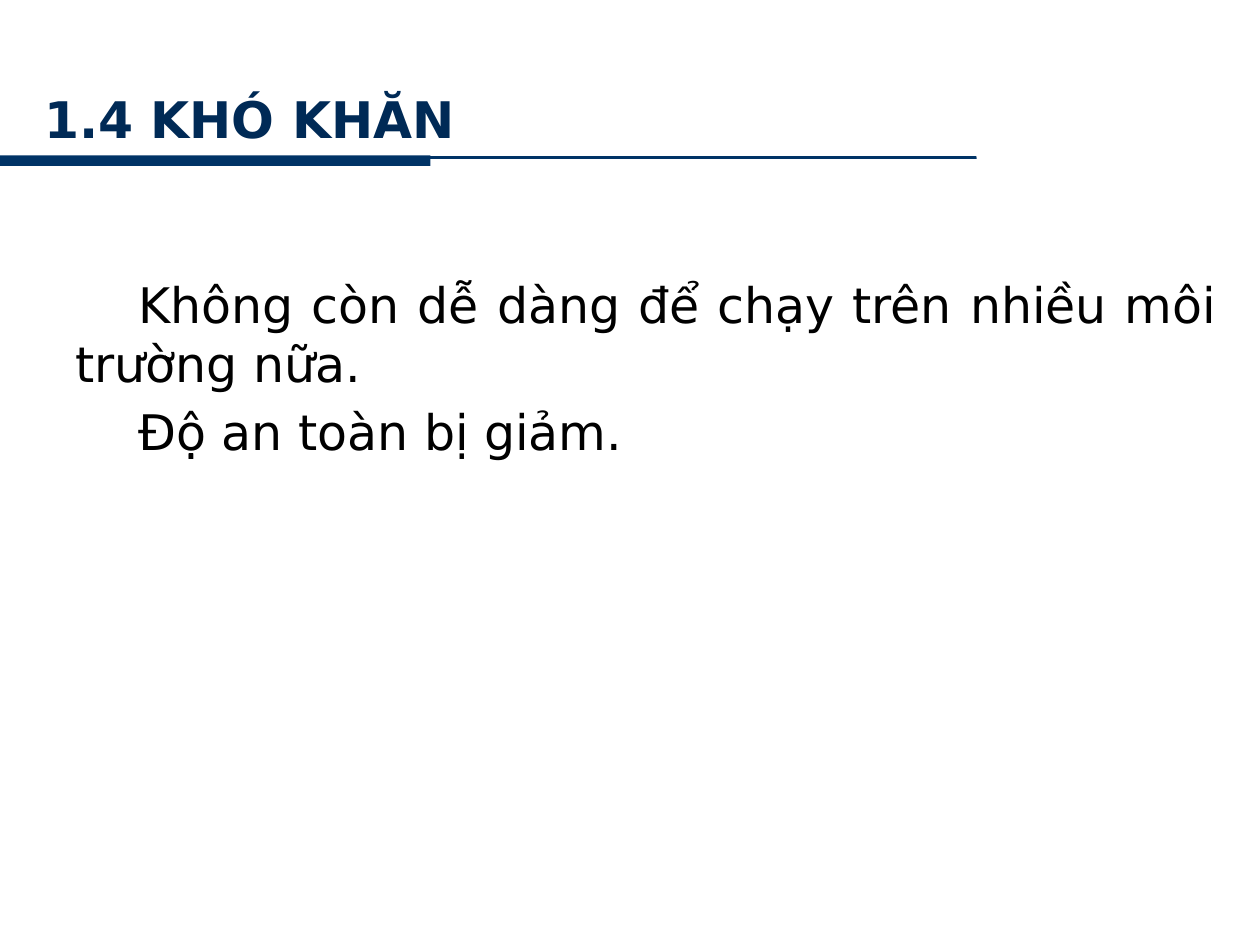
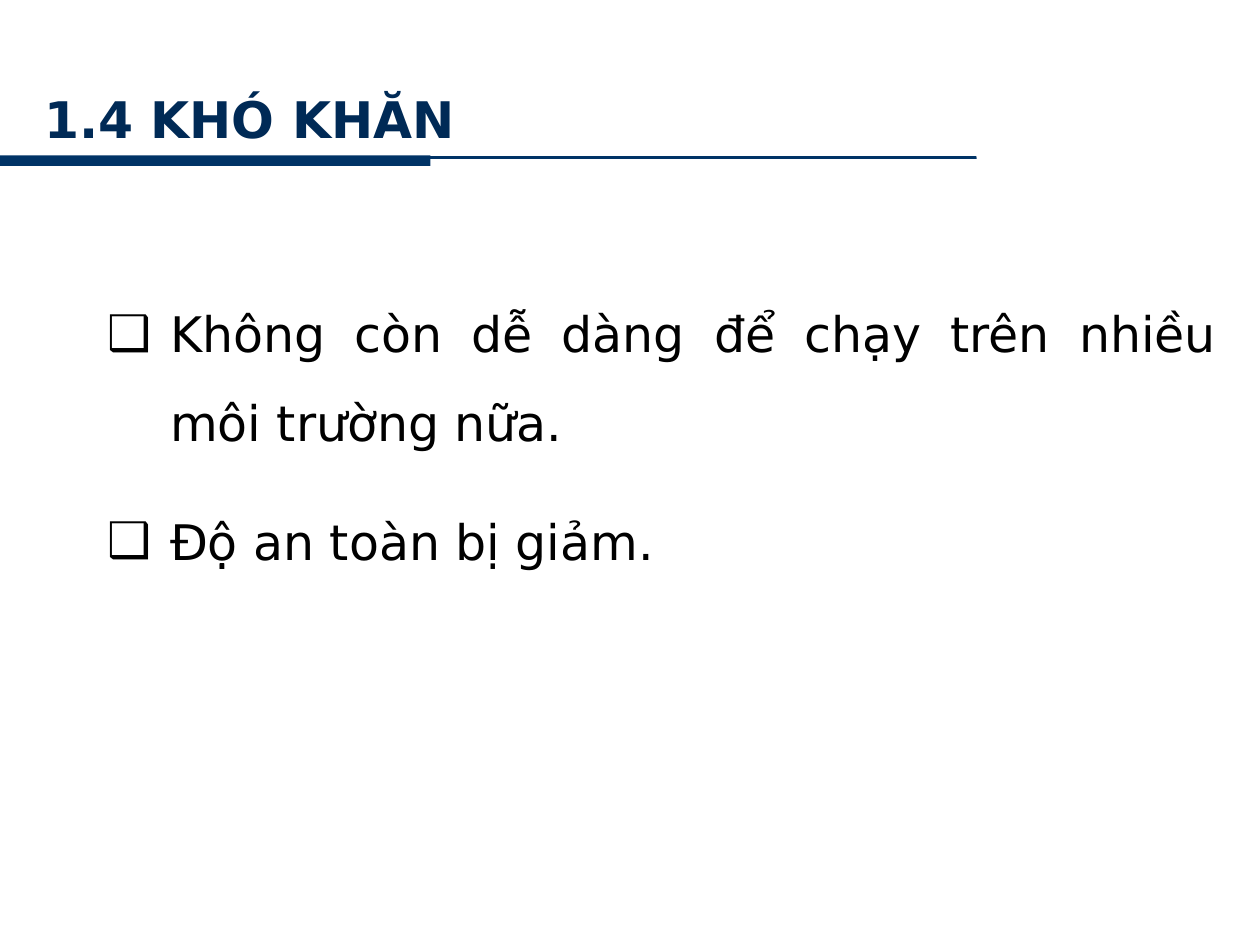
Before and after one commit to minhkhanh/UofS-Java, a slide deck: slide 7 of Seminar_JNI/Slide_00.pptx (slide 8 before the commit). Drawn at 1260x945 pixels with LibreOffice and Linux fonts; fonts in the diff are those of the drawing; background and template pictures are left out. Boxes give left, top, right and bottom in pixels: in the first picture for what was removed or moved away, otherwise in the second. Text is boxed around its words. In the diff, an @@ line names an element or a change of style, - is before the commit and + after.

```diff
--- a/Seminar_JNI/Slide_00.pptx
+++ b/Seminar_JNI/Slide_00.pptx
@@ text "Không còn dễ dàng để ..." at <box>170,312,1216,571</box>: bullet none to ❑; line spacing 1 to 1.5; more space between paragraphs @@
```
Also in this commit, not shown: 22 other slides changed.
